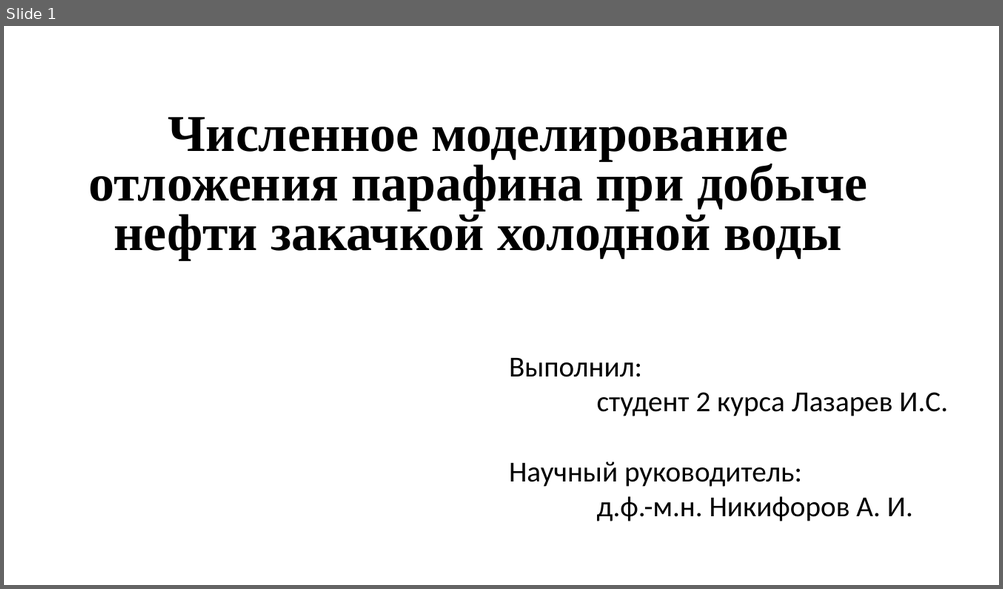
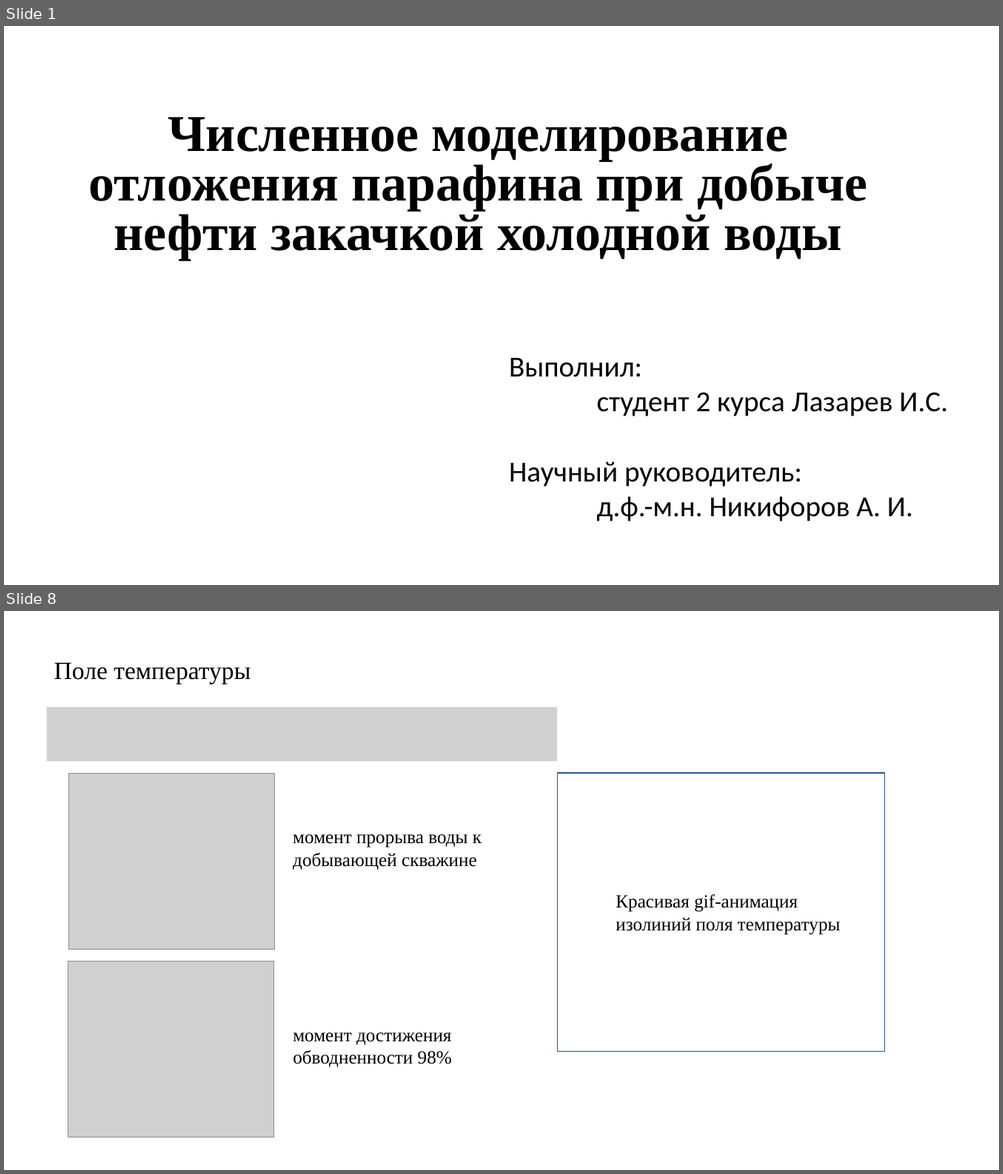
Before and after one commit to 1g0g0r/reservoir-simulator, a slide deck: resources/Лазарев.pptx. Shown one above the other, each under a label of ours: slide 1 before the commit, slides 1 and 8 after it; the slides between them are not shown. The pictures are 1003x589 and 1003x1174 pixels, drawn with LibreOffice and Linux fonts; fonts in the diff are those of the drawing; grey boxes stand for pictures. Boxes give left, top, right and bottom in pixels: in the first picture for what was removed or moved away, otherwise in the second. Text is boxed around its words. In the diff, an @@ line names an element or a change of style, - is before the commit and + after.

```diff
--- a/resources/Лазарев.pptx
+++ b/resources/Лазарев.pptx
@@ slide 8 added at bbox=[4, 611, 999, 1170], background #FFFFFF @@
@@ text added at bbox=[54, 663, 250, 684], 24 pt, text #000000 @@
+Поле температуры
@@ picture added at bbox=[46, 707, 557, 762] @@
@@ picture added at bbox=[69, 773, 275, 950] @@
@@ rectangle added at bbox=[557, 773, 885, 1051], fill #FFFFFF, outline #325491 1 pt @@
@@ text added at bbox=[293, 834, 481, 870], 18 pt, text #000000 @@
+момент прорыва воды к добывающей скважине
@@ text added at bbox=[615, 894, 840, 935], 18 pt, text #000000 @@
+Красивая gif-анимация изолиний поля температуры
@@ picture added at bbox=[68, 962, 274, 1139] @@
@@ text added at bbox=[293, 1033, 452, 1068], 18 pt, text #000000 @@
+момент достижения обводненности 98%
```
Also in this commit, not shown: 2 slides changed, 7 other slides added, 1 slide removed, 4 other files.
